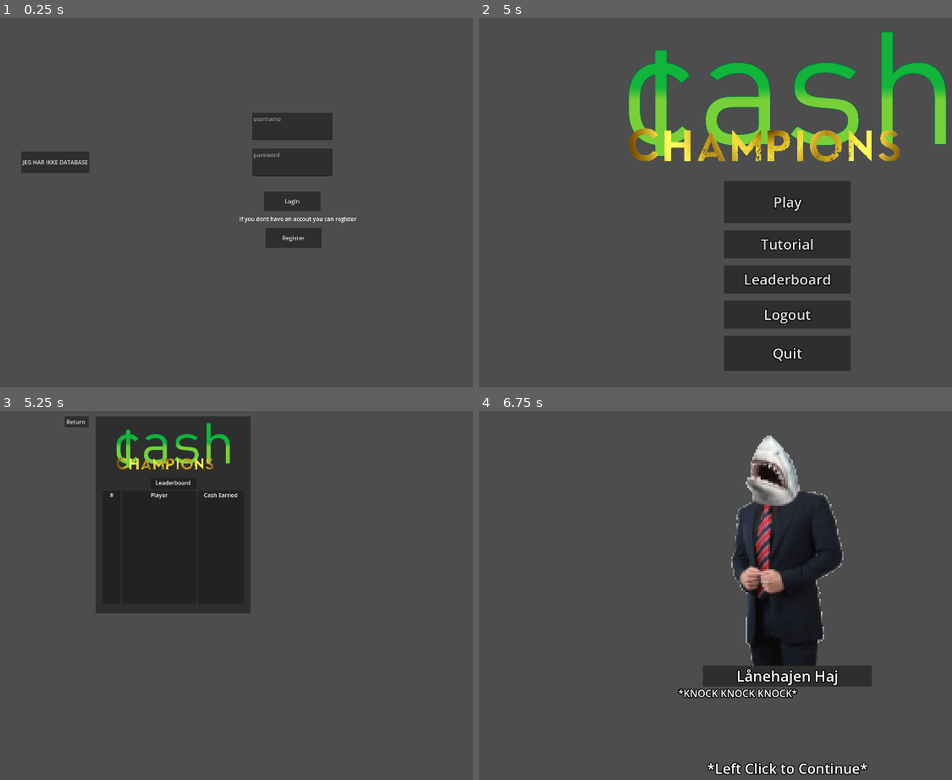
Above: before the commit, frames 1-4 (two rows, left to right).
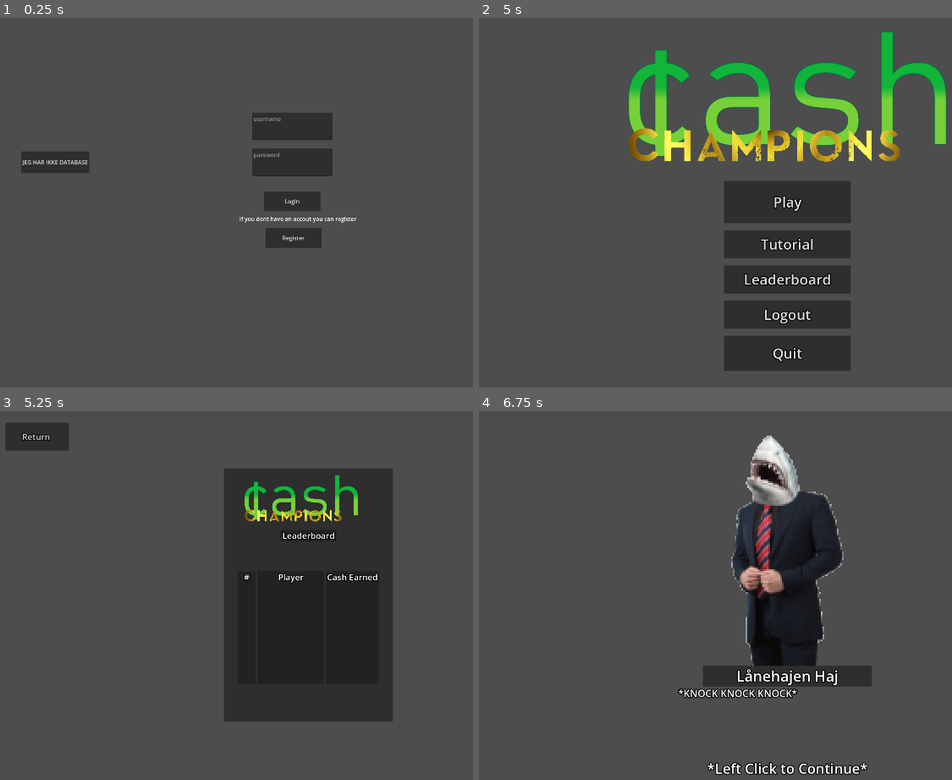
Above: after the commit, the same moments.

Repository: ThyGram/Eksamensprojekt-DDU
Game: Godot game, scene res://Menu/Login.tscn
The game is run twice, just before and just after one commit, with the same random seed, the same clock (stepped at 60 frames per second) and the same inputs.
Inputs (mouse positions are in pixels of both pictures, inside the frame that each line leads up to):
- Up to frame 1 (0.25 s): no input
- Up to frame 2 (5 s): click (772, 125) at 0.52 s; type "Alex" at 0.6 s; click (772, 161) at 0.75 s; type "12" at 0.83 s; click "Login" at 1.25 s; click "Register" at 2 s; click (767, 113) at 2.77 s; type "Alex" at 2.85 s; click (772, 143) at 3 s; type "12" at 3.08 s; click (772, 176) at 3.23 s; type "Alex" at 3.32 s; click "Return" at 3.5 s; click "JEG HAR IKKE DATABASE" at 4.25 s
- Up to frame 3 (5.25 s): click "Leaderboard" at 5 s
- Up to frame 4 (6.75 s): click "Return" at 5.75 s; click "Play" at 6.5 s

Frames 1-2 are identical in both runs. In frame 3, 39% of the frame differs, in the area x 1-84%, y 1-85%; in frame 4, nothing differs.

Commit message:
Leaderboard visual update

Diff:
--- a/GodotGame/Menu/Leaderboard.gd
+++ b/GodotGame/Menu/Leaderboard.gd
@@ -85,11 +85,11 @@
 	if response['response']['size'] > 0:
 		$Panel/Position/PositionList.text = ""
 		$Panel/Player/PlayerList.text = ""
-		$Panel/Score/ScoreList.text = ""
+		$Panel/Score/CashList.text = ""
 		for n in (response['response']['size']):
 			$Panel/Position/PositionList.text = $Panel/Position/PositionList.text + str(n + 1) + "\n"
 			$Panel/Player/PlayerList.text = $Panel/Player/PlayerList.text + str(response['response'][str(n)]['displayname'] + "\n")
-			$Panel/Score/ScoreList.text = $Panel/Score/ScoreList.text + str(response['response'][str(n)]['highscore'] + "$\n")
+			$Panel/Score/CashList.text = $Panel/Score/CashList.text + str(response['response'][str(n)]['highscore'] + "$\n")
 	else:
 		print("No Data")
 	# If not requesting a nonce, handle other requests
@@ -114,5 +114,5 @@
 	request_queue.push_back({"command": command, "data": data})
 	print("get scores")
 
-func _on_return_pressed():
+func _on_return_button_pressed():
 	get_tree().change_scene_to_file("res://Menu/main_menu.tscn")
--- a/GodotGame/Menu/Leaderboard.tscn
+++ b/GodotGame/Menu/Leaderboard.tscn
@@ -8,21 +8,12 @@
 anchors_preset = 0
 script = ExtResource("1_wpwcg")
 
-[node name="Return" type="Button" parent="."]
-layout_mode = 1
-offset_left = 268.0
-offset_top = 32.0
-offset_right = 336.0
-offset_bottom = 63.0
-text = "Return "
-
 [node name="Panel" type="Panel" parent="."]
 layout_mode = 1
-offset_left = 356.0
-offset_top = 32.0
-offset_right = 796.0
-offset_bottom = 592.0
-metadata/_edit_use_anchors_ = true
+offset_left = 720.0
+offset_top = 180.0
+offset_right = 1200.0
+offset_bottom = 900.0
 
 [node name="CashChampions" type="Sprite2D" parent="Panel"]
 position = Vector2(220, 85)
@@ -36,13 +27,12 @@
 anchor_top = 0.5
 anchor_right = 0.5
 anchor_bottom = 0.5
-offset_left = -65.0
-offset_top = -105.0
-offset_right = 65.0
-offset_bottom = -73.0
+offset_left = -80.0
+offset_top = -185.0
+offset_right = 80.0
+offset_bottom = -153.0
 grow_horizontal = 2
 grow_vertical = 2
-metadata/_edit_use_anchors_ = true
 
 [node name="Title" type="Label" parent="Panel/TitleBG"]
 light_mask = 2
@@ -59,6 +49,9 @@
 offset_bottom = 14.5
 grow_horizontal = 2
 grow_vertical = 2
+theme_override_colors/font_outline_color = Color(0, 0, 0, 1)
+theme_override_constants/outline_size = 10
+theme_override_font_sizes/font_size = 24
 text = "Leaderboard"
 
 [node name="Position" type="Panel" parent="Panel"]
@@ -75,15 +68,15 @@
 grow_horizontal = 2
 grow_vertical = 2
 
-[node name="Placing" type="Label" parent="Panel/Position"]
+[node name="PositionTitle" type="Label" parent="Panel/Position"]
 layout_mode = 1
-anchors_preset = 5
-anchor_left = 0.5
-anchor_right = 0.5
-offset_left = -31.5
-offset_right = 31.5
+anchors_preset = 10
+anchor_right = 1.0
 offset_bottom = 23.0
 grow_horizontal = 2
+theme_override_colors/font_outline_color = Color(0, 0, 0, 1)
+theme_override_constants/outline_size = 10
+theme_override_font_sizes/font_size = 24
 text = "#"
 horizontal_alignment = 1
 
@@ -111,22 +104,23 @@
 anchor_bottom = 0.5
 offset_left = -145.0
 offset_top = -68.0
-offset_right = 65.0
+offset_right = 45.0
 offset_bottom = 252.0
 grow_horizontal = 2
 grow_vertical = 2
 
-[node name="Players" type="Label" parent="Panel/Player"]
+[node name="PlayerTitle" type="Label" parent="Panel/Player"]
 layout_mode = 1
-anchors_preset = 5
-anchor_left = 0.5
-anchor_right = 0.5
-offset_left = -24.5
-offset_right = 24.5
-offset_bottom = 23.0
+anchors_preset = 10
+anchor_right = 1.0
+offset_bottom = 34.0
 grow_horizontal = 2
+theme_override_colors/font_outline_color = Color(0, 0, 0, 1)
+theme_override_constants/outline_size = 10
+theme_override_font_sizes/font_size = 24
 text = "Player
 "
+horizontal_alignment = 1
 
 [node name="PlayerList" type="Label" parent="Panel/Player"]
 layout_mode = 1
@@ -143,32 +137,33 @@
 grow_vertical = 2
 horizontal_alignment = 1
 
-[node name="Score" type="Panel" parent="Panel"]
+[node name="Cash" type="Panel" parent="Panel"]
 layout_mode = 1
 anchors_preset = 8
 anchor_left = 0.5
 anchor_top = 0.5
 anchor_right = 0.5
 anchor_bottom = 0.5
-offset_left = 70.0
+offset_left = 50.0
 offset_top = -68.0
 offset_right = 200.0
 offset_bottom = 252.0
 grow_horizontal = 2
 grow_vertical = 2
 
-[node name="Scores" type="Label" parent="Panel/Score"]
+[node name="CashTitle" type="Label" parent="Panel/Cash"]
 layout_mode = 1
-anchors_preset = 5
-anchor_left = 0.5
-anchor_right = 0.5
-offset_left = -21.5
-offset_right = 21.5
+anchors_preset = 10
+anchor_right = 1.0
 offset_bottom = 23.0
 grow_horizontal = 2
+theme_override_colors/font_outline_color = Color(0, 0, 0, 1)
+theme_override_constants/outline_size = 10
+theme_override_font_sizes/font_size = 24
 text = "Cash Earned"
+horizontal_alignment = 1
 
-[node name="ScoreList" type="Label" parent="Panel/Score"]
+[node name="CashList" type="Label" parent="Panel/Cash"]
 layout_mode = 0
 offset_left = 46.0
 offset_top = 23.0
@@ -176,4 +171,14 @@
 offset_bottom = 280.0
 horizontal_alignment = 1
 
-[connection signal="pressed" from="Return" to="." method="_on_return_pressed"]
+[node name="ReturnButton" type="Button" parent="."]
+offset_left = 100.0
+offset_top = 50.0
+offset_right = 280.0
+offset_bottom = 130.0
+theme_override_colors/font_outline_color = Color(0, 0, 0, 1)
+theme_override_constants/outline_size = 10
+theme_override_font_sizes/font_size = 24
+text = "Return "
+
+[connection signal="pressed" from="ReturnButton" to="." method="_on_return_button_pressed"]
